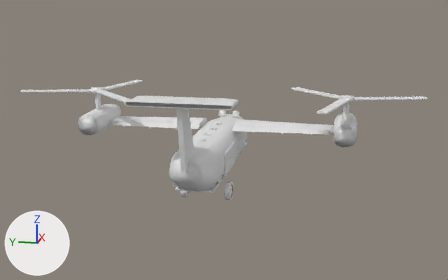
The OBJ model src/main/resources/assets/siliconagevehicles/models/tilt.obj, before and after one commit.
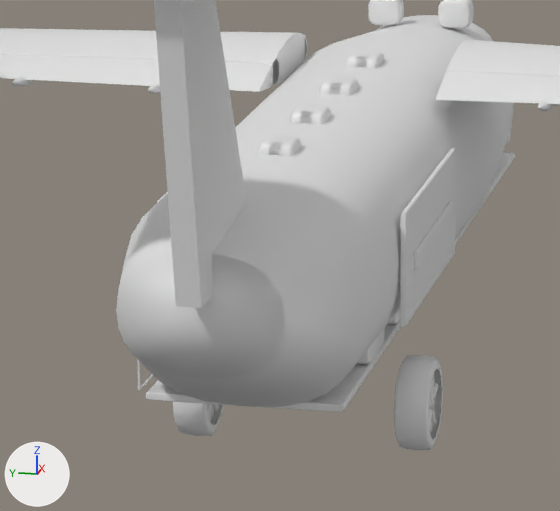
Old and new are each drawn whole from a 50 mm lens placed at (-10.31, -2.25, 3.48), pointed at (0.02, -0.19, 0.89) and again close up on the part from 33% to 57% of the width and 40% to 76% of the height. Lighting does not change. The marker at lower left points along +X, +Y and +Z. The first two pictures are the older version. Where no turn or scale is listed for an object, it has been applied to the vertices. Vertices at exactly the same position are counted once.

In view in the first close-up: 'tilt'.
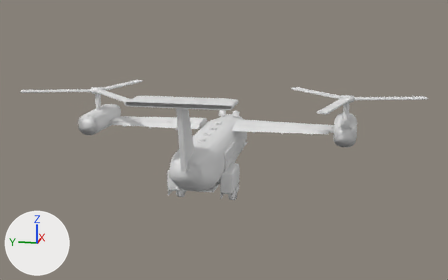
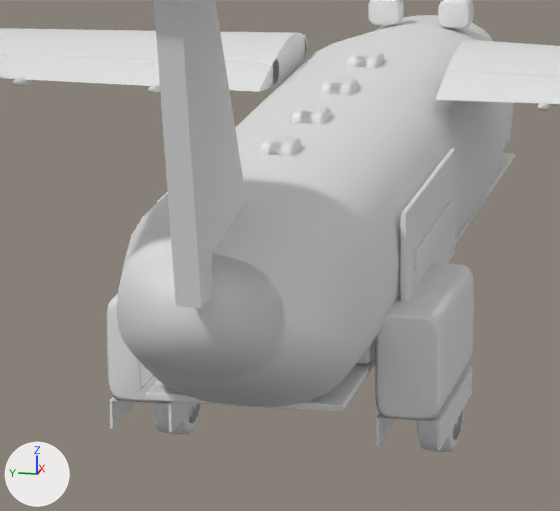
Where the change shows, as pixel boxes (x1, y1, x2, y2) in the close-ups (560 x 511 px; the box of a moved part takes in the faces that stretch with it):
'tilt', reshaped
    before: (0, 0, 560, 450)
    after: (0, 0, 560, 452)
part 1 of me_tilt, moved or reshaped (not visible afterwards)
    before: (207, 404, 218, 418)
part 2 of me_tilt, added
    after: (169, 401, 195, 432)
part 3 of me_tilt, added
    after: (109, 397, 136, 428)
part 4 of me_tilt, added
    after: (376, 413, 396, 446)
part 5 of me_tilt, added
    after: (437, 366, 472, 450)
part 6 of me_tilt, added
    after: (107, 294, 166, 403)
part 7 of me_tilt, added
    after: (375, 263, 474, 420)
part 8 of me_tilt, moved or reshaped (mostly hidden afterwards)
    before: (173, 355, 443, 450)
    after: (113, 366, 469, 452)

Edits to the bpy script that builds the scene:
```text
Change me_tilt:
    used by ob_tilt; location = (0.0, 0.0, 0.0)
    remove me_tilt.from_pydata(...)  # 11792 vertices, 22852 faces; spans x -2.28..2.28, y -3.6..3.6, z 0.0..1.95
    add me_tilt.from_pydata(...)  # 12546 vertices, 24252 faces; spans x -2.28..2.28, y -3.6..3.6, z 0.0..1.95
    me_tilt part 1: the loose piece of 58 vertices spanning x -0.63..-0.43, y 0.33..0.35, z 0.06..0.26 is moved by (0.0, 0.15, 0.0)
    me_tilt part 2: a new loose piece, a box spanning x -1.0312..-0.45, y 0.335..0.3438, z 0.1736..0.2673
    me_tilt part 3: a new loose piece, a box spanning x -1.0312..-0.45, y 0.5312..0.54, z 0.1736..0.2673
    me_tilt part 4: a new loose piece, a box spanning x -1.0312..-0.45, y -0.3438..-0.335, z 0.1736..0.2673
    me_tilt part 5: a new loose piece, a box spanning x -1.0312..-0.45, y -0.54..-0.5312, z 0.1736..0.2673
    me_tilt part 6: a new loose piece of 98 vertices spanning x -1.05..-0.43, y 0.33..0.54, z 0.27..0.62
    me_tilt part 7: a new loose piece of 98 vertices spanning x -1.05..-0.43, y -0.54..-0.33, z 0.27..0.62
    me_tilt part 8: 21 vertices moved from x -0.59..-0.42, y -0.43..0.43, z 0.06..0.27 to x -0.54..-0.42, y -0.43..0.43, z 0.06..0.28; 601 vertices removed from x -0.69..-0.38, y -0.43..0.43, z 0.0..0.31; 633 vertices added at x -1.03..-0.38, y -0.53..0.53, z 0.0..0.31
    other edits to the shape of me_tilt do not show in these pictures
```
